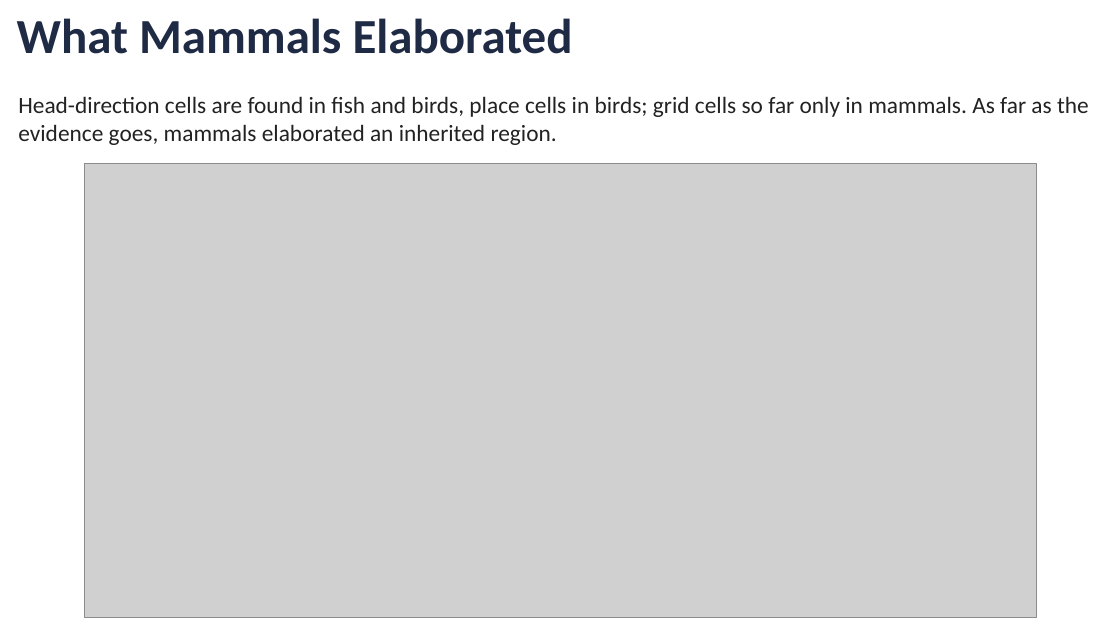
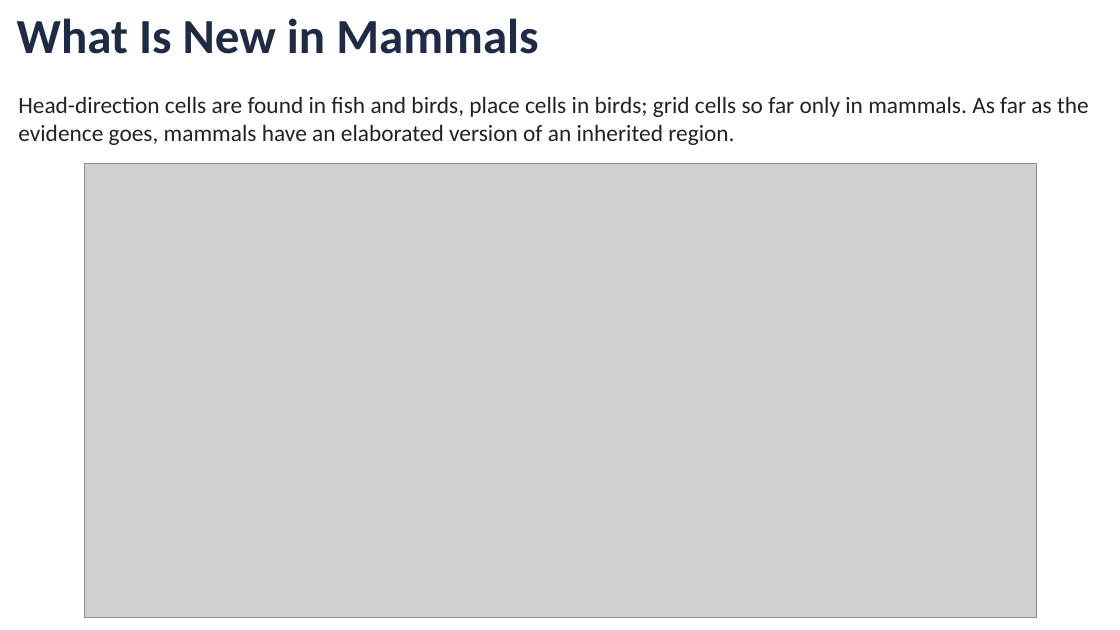
Before and after one commit to jonwillits/intro_to_bcs, a slide deck: slide 13 of spatial_cognition/spatial_cognition_lecture_3.pptx. Drawn at 1120x630 pixels with LibreOffice and Linux fonts; fonts in the diff are those of the drawing; grey boxes stand for pictures. Boxes give left, top, right and bottom in pixels: in the first picture for what was removed or moved away, otherwise in the second. Text is boxed around its words. In the diff, an @@ line names an element or a change of style, - is before the commit and + after.

```diff
--- a/spatial_cognition/spatial_cognition_lecture_3.pptx
+++ b/spatial_cognition/spatial_cognition_lecture_3.pptx
@@ text at [17,18,538,54]: text changed @@
-What Mammals Elaborated
+What Is New in Mammals
@@ text at [18,96,1089,145]: text changed @@
-Head-direction cells are found in fish and birds, place cells in birds; grid cells so far only in mammals. As far as the evidence goes, mammals elaborated an inherited region.
+Head-direction cells are found in fish and birds, place cells in birds; grid cells so far only in mammals. As far as the evidence goes, mammals have an elaborated version of an inherited region.
```
Also in this commit, not shown: 11 other files.
